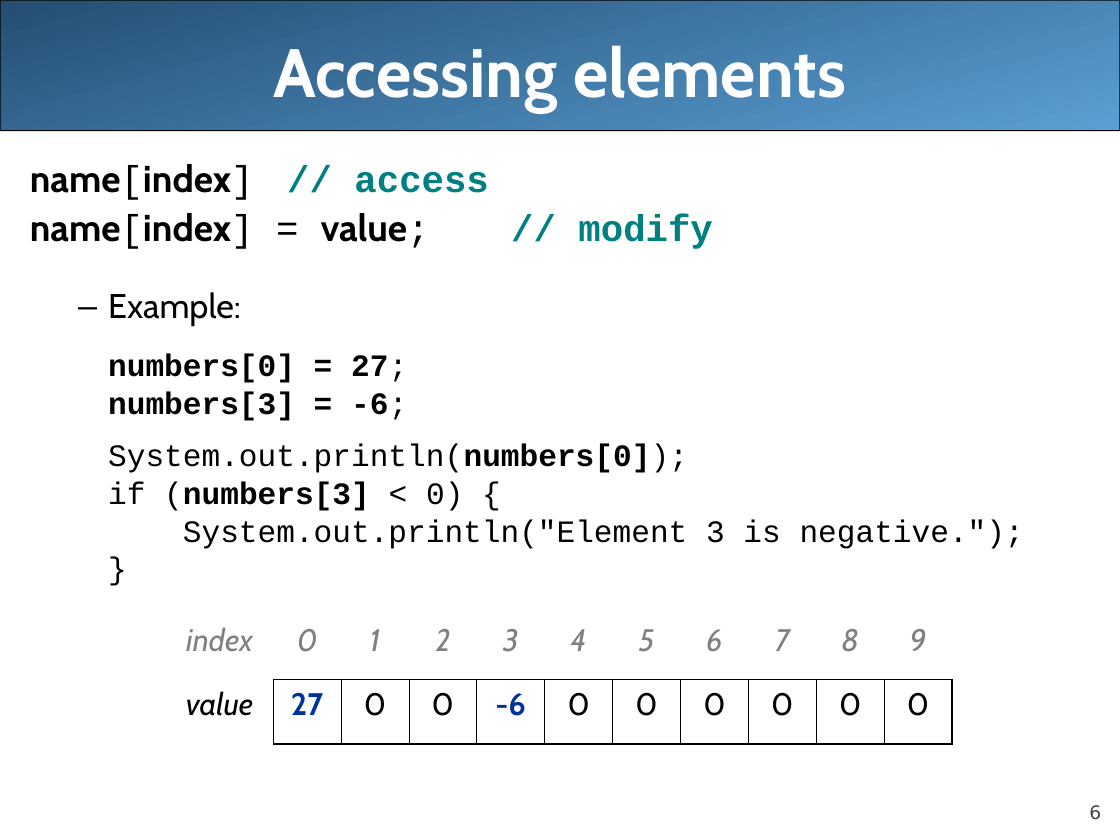
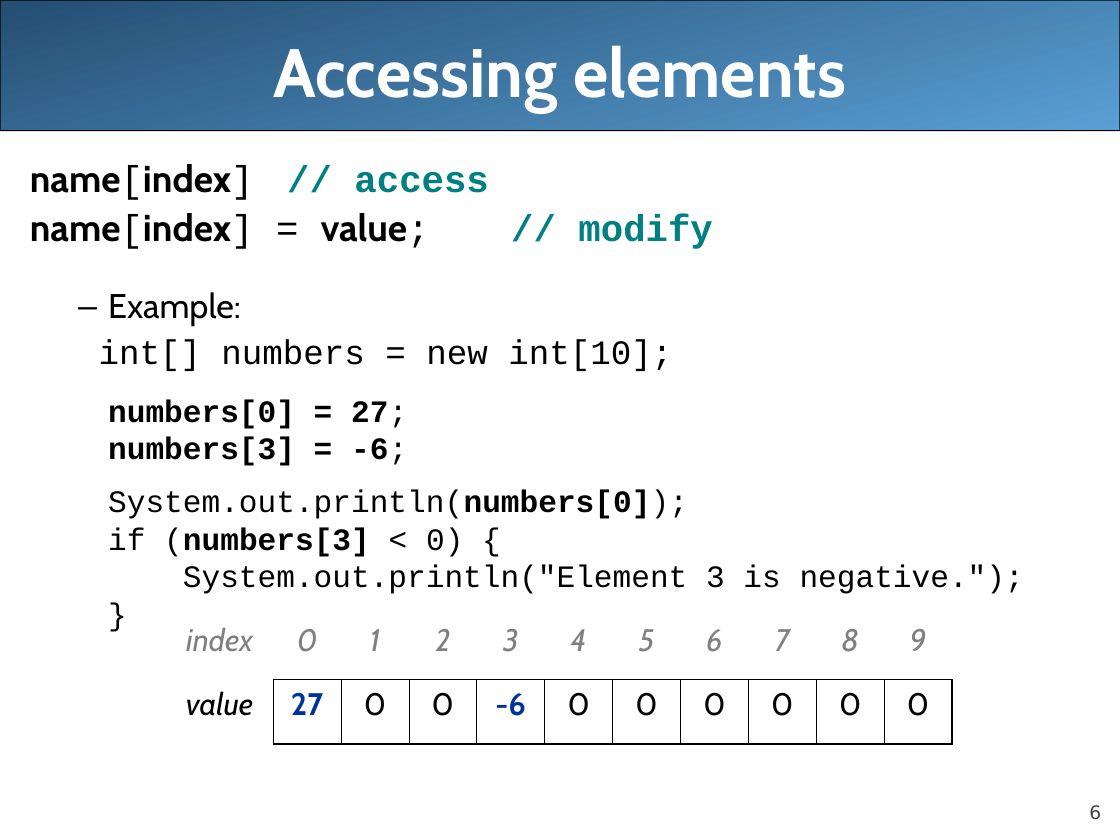
Before and after one commit to LongBaoNguyen/longbaonguyen.github.io, a slide deck: slide 6 of courses/apcsa/lecture16.ppt. Drawn at 1120x840 pixels with LibreOffice and Linux fonts; fonts in the diff are those of the drawing. Boxes give left, top, right and bottom in pixels: in the first picture for what was removed or moved away, otherwise in the second. Text is boxed around its words. In the diff, an @@ line names an element or a change of style, - is before the commit and + after.

```diff
--- a/courses/apcsa/lecture16.ppt
+++ b/courses/apcsa/lecture16.ppt
@@ text at [99,339,672,371]: paragraph added @@
+  int[] numbers = new int[10];
```
Also in this commit, not shown: 22 other files.
